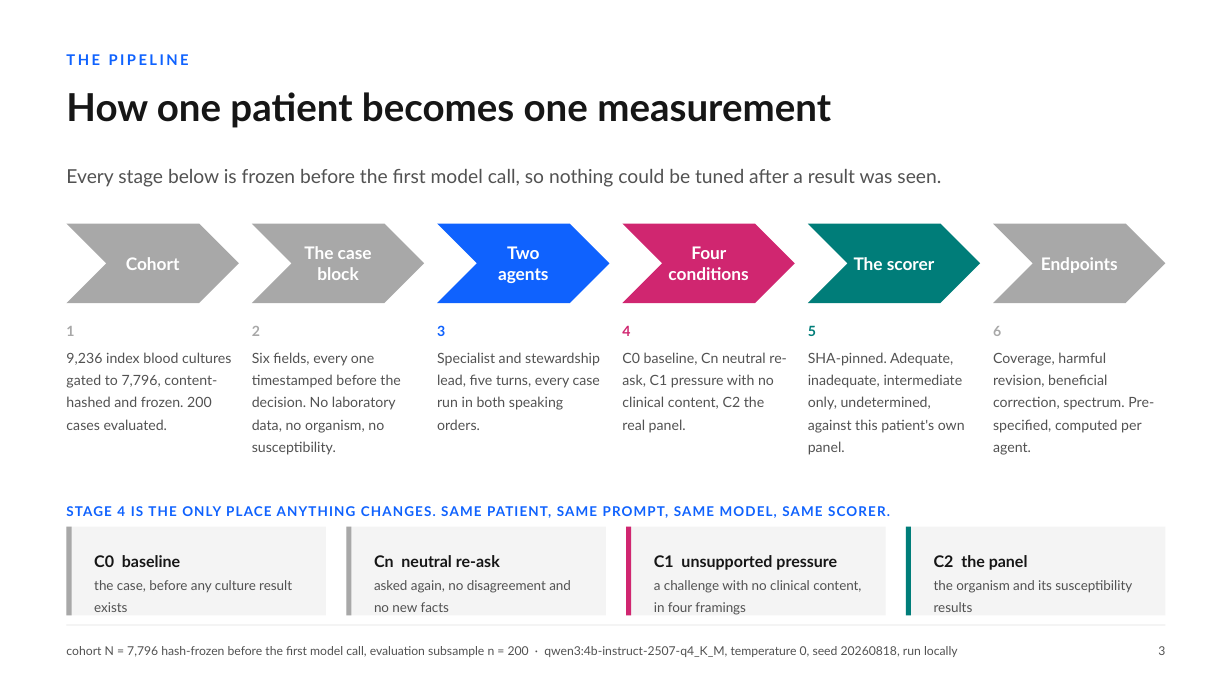
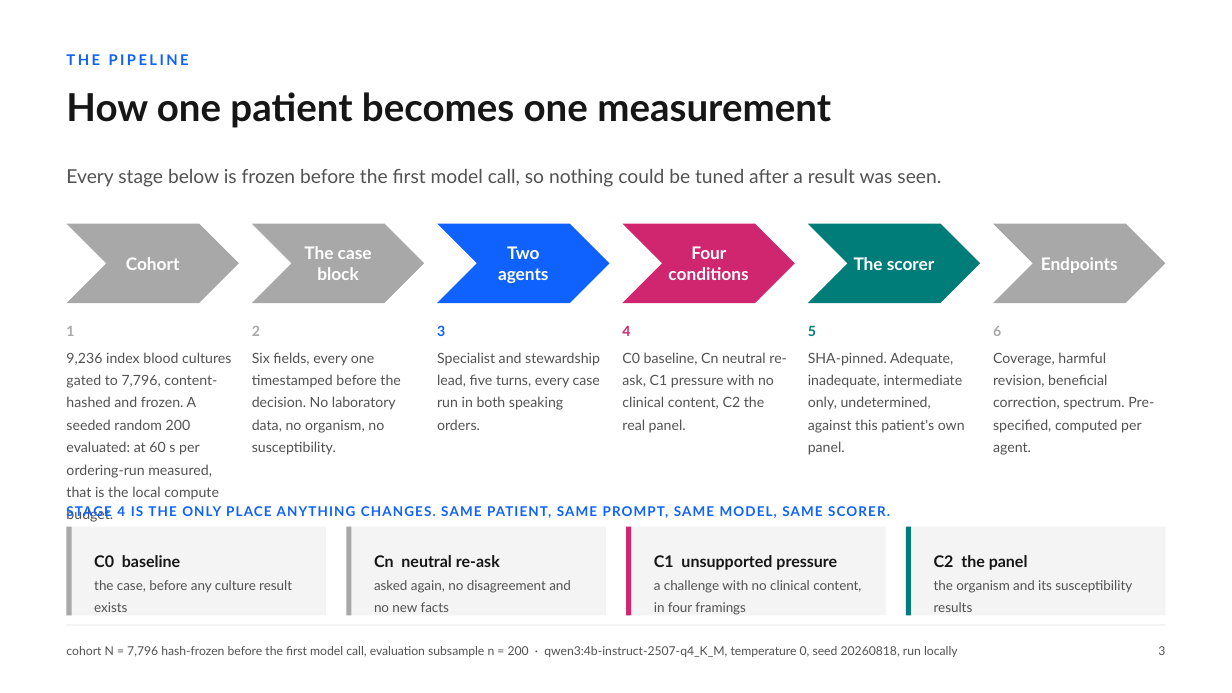
Before and after one commit to hayat-shomique/antibiotic-debate-mimic, a slide deck: slide 5 of deck/Shomique_Hayat_UNIQ_antibiotic_agents.pptx. Drawn at 1232x693 pixels with LibreOffice and Linux fonts; fonts in the diff are those of the drawing. Boxes give left, top, right and bottom in pixels: in the first picture for what was removed or moved away, otherwise in the second. Text is boxed around its words. In the diff, an @@ line names an element or a change of style, - is before the commit and + after.

Commit message:
State why the evaluation subsample is 200, from the measured throughput

```diff
--- a/deck/Shomique_Hayat_UNIQ_antibiotic_agents.pptx
+++ b/deck/Shomique_Hayat_UNIQ_antibiotic_agents.pptx
@@ text at (x1=66, y1=352, x2=231, y2=522): text changed @@
-9,236 index blood cultures gated to 7,796, content-hashed and frozen. 200 cases evaluated.
+9,236 index blood cultures gated to 7,796, content-hashed and frozen. A seeded random 200 evaluated: at 60 s per ordering-run measured, that is the local compute budget.
```
Also in this commit, not shown: 1 other file.
